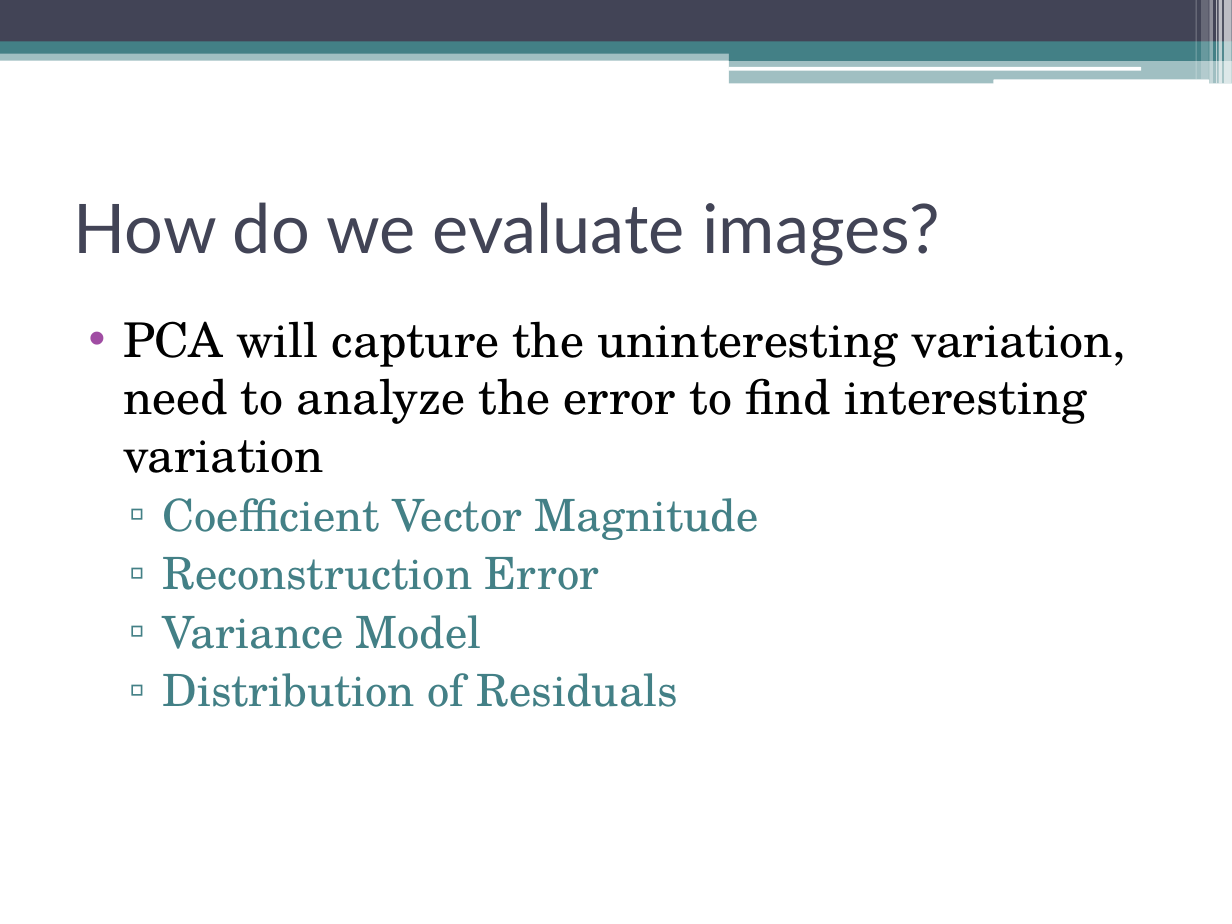
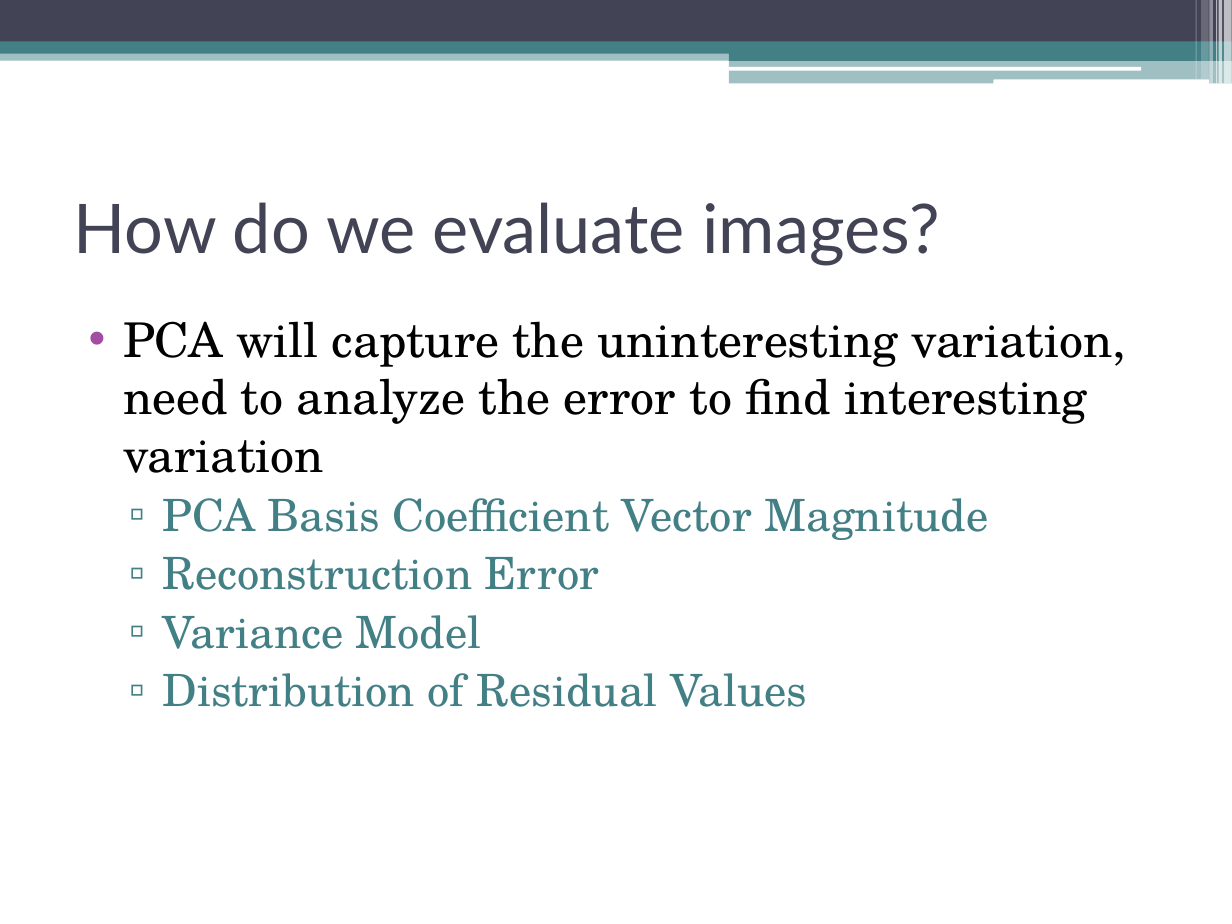
Before and after one commit to dyross/davidrossmastersproject, a slide deck: slide 25 of mastersProject/presentation/visualizationToolsForWebcams.pptx (slide 23 before the commit). Drawn at 1232x924 pixels with LibreOffice and Linux fonts; fonts in the diff are those of the drawing. Boxes give left, top, right and bottom in pixels: in the first picture for what was removed or moved away, otherwise in the second. Text is boxed around its words. In the diff, an @@ line names an element or a change of style, - is before the commit and + after.

```diff
--- a/mastersProject/presentation/visualizationToolsForWebcams.pptx
+++ b/mastersProject/presentation/visualizationToolsForWebcams.pptx
@@ text at (162,498,988,540): text changed @@
-  ▫ Coefficient Vector Magnitude
+  ▫ PCA Basis Coefficient Vector Magnitude
@@ text at (162,673,807,707): text changed @@
-  ▫ Distribution of Residuals
+  ▫ Distribution of Residual Values
```
Also in this commit, not shown: 3 other slides changed, 3 slides added.
